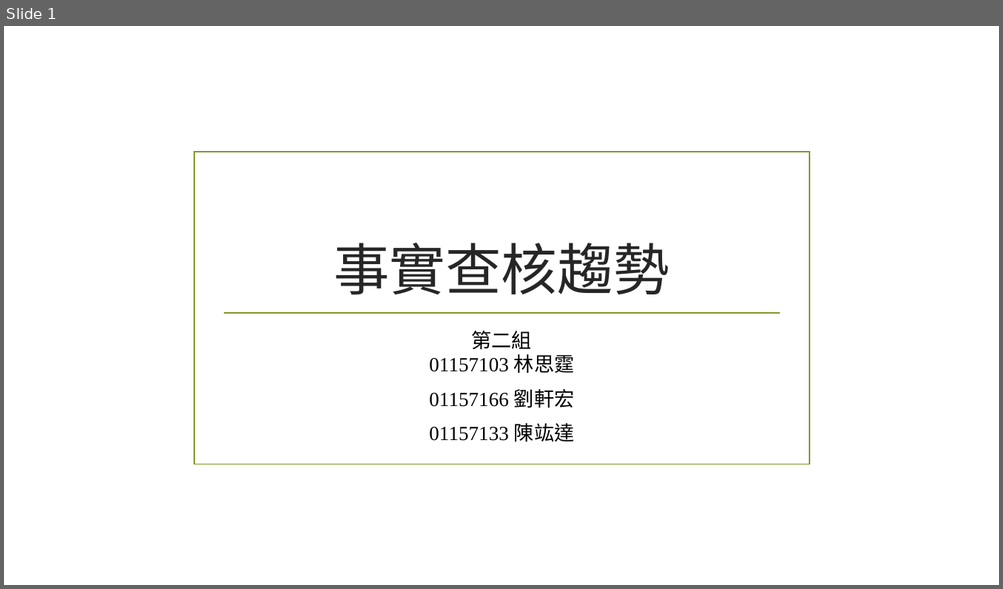
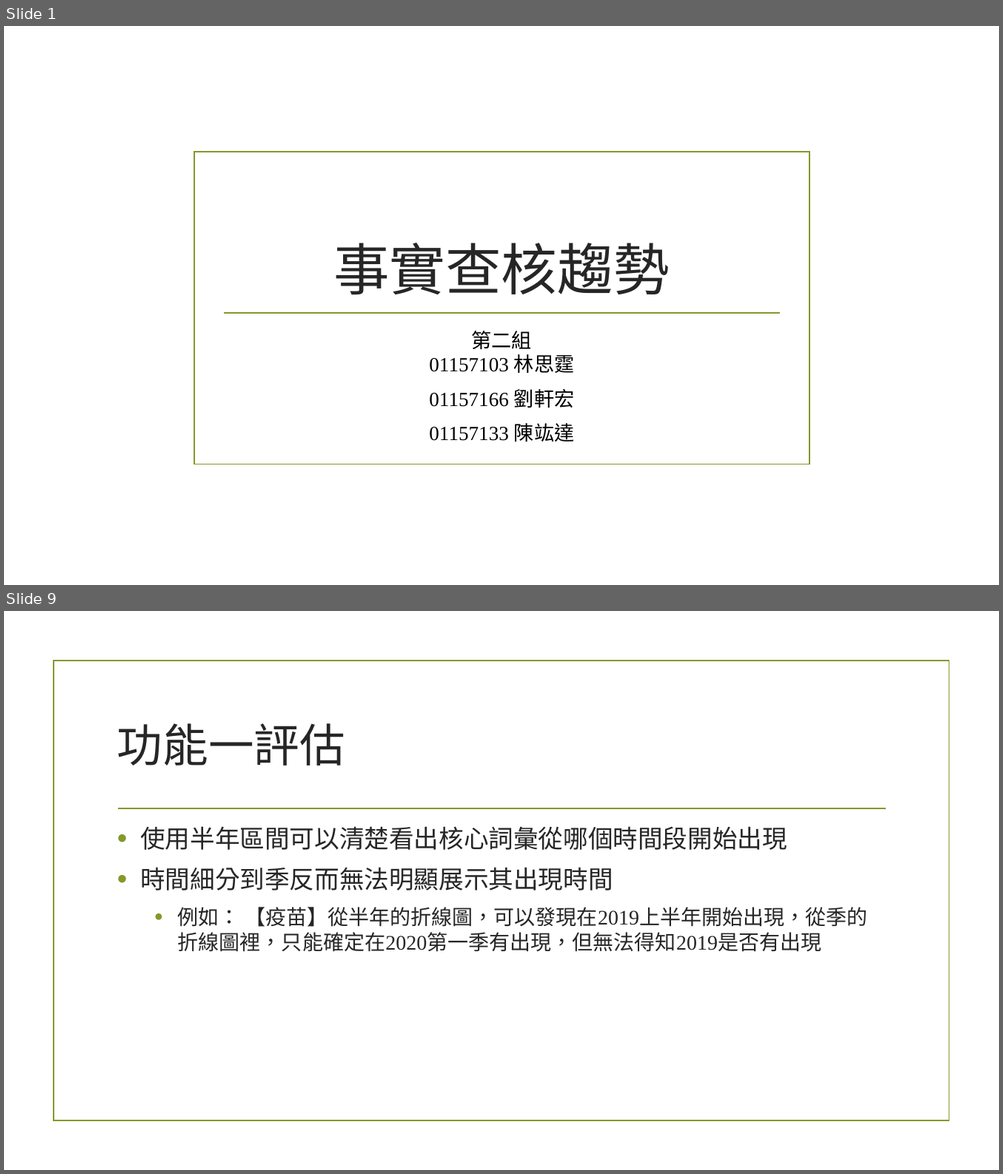
Before and after one commit to linsitin/IRE_project, a slide deck: 資訊檢索系統期末專案.pptx. Shown one above the other, each under a label of ours: slide 1 before the commit, slides 1 and 9 after it; the slides between them are not shown. The pictures are 1003x589 and 1003x1174 pixels, drawn with LibreOffice and Linux fonts; fonts in the diff are those of the drawing; background and template pictures are left out. Boxes give left, top, right and bottom in pixels: in the first picture for what was removed or moved away, otherwise in the second. Text is boxed around its words. In the diff, an @@ line names an element or a change of style, - is before the commit and + after.

```diff
--- a/資訊檢索系統期末專案.pptx
+++ b/資訊檢索系統期末專案.pptx
@@ slide 9 added at (4, 611, 999, 1170), background picture (left out) @@
@@ rectangle added at (54, 661, 948, 1122), outline #83992A 1.25 pt @@
@@ title added at (117, 723, 345, 766), 44 pt, text #262626 @@
+功能一評估
@@ line added from (118, 809) to (885, 809), #83992A 1.25 pt @@
@@ text added at (140, 826, 867, 952), 20 pt, text #262626 @@
+• 使用半年區間可以清楚看出核心詞彙從哪個時間段開始出現
+• 時間細分到季反而無法明顯展示其出現時間
+  • 例如： 【疫苗】從半年的折線圖，可以發現在2019上半年開始出現，從季的折線圖裡，只能確定在2020第一季有出現，但無法得知2019是否有出現
```
Also in this commit, not shown: 16 slides changed, 14 other slides added, 4 slides removed, 44 other files.
